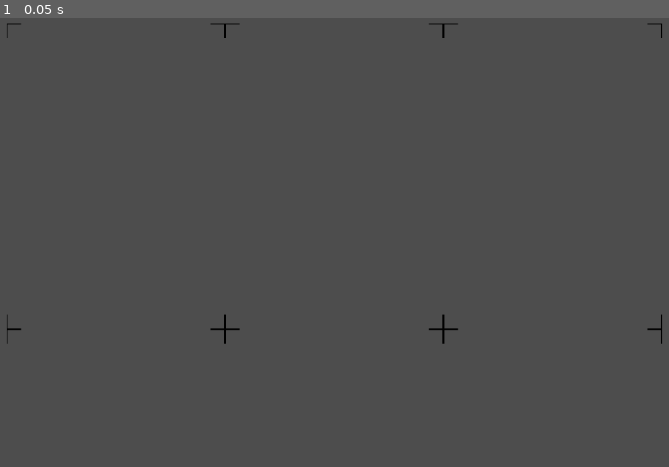
Above: before the commit, frame 1.
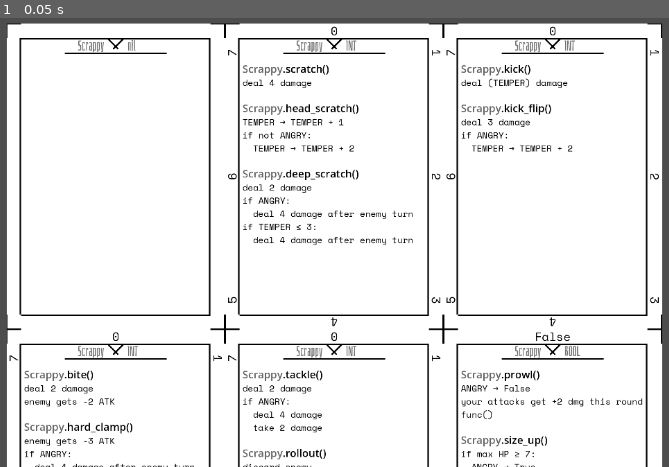
Above: after the commit, the same moment.

Repository: SignedCharEthan/Cardophobia
Game: Godot game, scene res://main/CardPrinter.tscn
Same seed, same stepped clock (60 frames per second), same inputs: the game is played once before the commit and once after it. The project has no main scene, so this scene is started directly.
Inputs:
- Up to frame 1 (0.05 s): no input

The runs differ from the first frame. In frame 1, 96% of the frame differs, in the area x 1-99%, y 1-100%.

Commit message:
finish scrappy

Diff:
--- a/main/CardPrinter.tscn
+++ b/main/CardPrinter.tscn
@@ -1,9 +1,8 @@
-[gd_scene load_steps=6 format=3 uid="uid://ddvly2myy1b55"]
+[gd_scene load_steps=5 format=3 uid="uid://ddvly2myy1b55"]
 
 [ext_resource type="Script" path="res://main/CardPrinter.gd" id="1_mrrw3"]
-[ext_resource type="PackedScene" uid="uid://d1nxu8oxq182t" path="res://scriptkitties/scrappy/ScrappyVarCardSet.tscn" id="2_2cg6j"]
 [ext_resource type="PackedScene" uid="uid://bojdnjwh0iqj6" path="res://scriptkitties/evilappliances/EvilAppliancesABSet.tscn" id="2_52v6q"]
-[ext_resource type="PackedScene" uid="uid://m5x8pmja6pkl" path="res://scriptkitties/scrappy/ScrappyFuncCardSet.tscn" id="2_jkq3a"]
+[ext_resource type="PackedScene" uid="uid://bg6ocfhca8mqr" path="res://scriptkitties/scrappy/ScrappyCardSet.tscn" id="2_b7uq0"]
 [ext_resource type="PackedScene" uid="uid://qhvgt0bg54fx" path="res://scriptkitties/frankthecat/FrankCardSet.tscn" id="2_us01o"]
 
 [node name="CardPrinter" type="Node2D"]
@@ -17,12 +16,9 @@
 size = Vector2i(2250, 3150)
 render_target_update_mode = 4
 
+[node name="ScrappyCardSet" parent="SubViewportContainer/SubViewport" instance=ExtResource("2_b7uq0")]
+
 [node name="FrankCardSet" parent="SubViewportContainer/SubViewport" instance=ExtResource("2_us01o")]
-
-[node name="ScrappyFuncs" parent="SubViewportContainer/SubViewport" instance=ExtResource("2_jkq3a")]
-visible = false
-
-[node name="ScrappyVars" parent="SubViewportContainer/SubViewport" instance=ExtResource("2_2cg6j")]
 visible = false
 
 [node name="EvilAppliancesAB" parent="SubViewportContainer/SubViewport" instance=ExtResource("2_52v6q")]
--- a/scriptkitties/scrappy/ScrappyCardSet.tscn
+++ b/scriptkitties/scrappy/ScrappyCardSet.tscn
@@ -6,8 +6,15 @@
 [node name="ScrappyCardSet" type="Node2D"]
 script = ExtResource("1_i14ee")
 
+[node name="empty" parent="." instance=ExtResource("2_yyntp")]
+kitty_name = "Scrappy"
+kitty_nickname = "Scrappy"
+pre_1 = ""
+name_1 = ""
+scr_1 = ""
+variable_type = "nil"
+
 [node name="scratchF" parent="." instance=ExtResource("2_yyntp")]
-visible = false
 kitty_name = "Scrappy"
 kitty_nickname = "Scrappy"
 pre_1 = ""
@@ -25,6 +32,117 @@
 	deal 4 damage after enemy turn"
 variable_type = "INT"
 
+[node name="kickF" parent="." instance=ExtResource("2_yyntp")]
+kitty_name = "Scrappy"
+kitty_nickname = "Scrappy"
+pre_1 = ""
+name_1 = "kick"
+scr_1 = "deal (TEMPER) damage"
+name_2 = "kick_flip"
+scr_2 = "deal 3 damage
+if ANGRY:
+	TEMPER -> TEMPER + 2"
+variable_type = "INT"
+
+[node name="biteF" parent="." instance=ExtResource("2_yyntp")]
+kitty_name = "Scrappy"
+kitty_nickname = "Scrappy"
+pre_1 = ""
+name_1 = "bite"
+scr_1 = "deal 2 damage
+enemy gets -2 ATK"
+name_2 = "hard_clamp"
+scr_2 = "enemy gets -3 ATK
+if ANGRY:
+	deal 4 damage after enemy turn"
+name_3 = "bloodthirsty_bite"
+scr_3 = "after enemy turn:
+	deal 3 damage
+	TEMPER -> TEMPER + (damage dealt)"
+variable_type = "INT"
+
+[node name="tackleF" parent="." instance=ExtResource("2_yyntp")]
+kitty_name = "Scrappy"
+kitty_nickname = "Scrappy"
+pre_1 = ""
+name_1 = "tackle"
+scr_1 = "deal 2 damage
+if ANGRY:
+	deal 4 damage
+	take 2 damage"
+name_2 = "rollout"
+scr_2 = "discard enemy
+if ANGRY:
+	ANGRY -> False
+	deal 2 damage
+	func()"
+variable_type = "INT"
+
+[node name="prowlF" parent="." instance=ExtResource("2_yyntp")]
+kitty_name = "Scrappy"
+kitty_nickname = "Scrappy"
+pre_1 = ""
+name_1 = "prowl"
+scr_1 = "ANGRY -> False
+your attacks get +2 dmg this round
+func()"
+name_2 = "size_up"
+scr_2 = "if max HP >= 7:
+	ANGRY -> True
+	func()"
+
+[node name="multi_swipeF" parent="." instance=ExtResource("2_yyntp")]
+kitty_name = "Scrappy"
+kitty_nickname = "Scrappy"
+pre_1 = ""
+name_1 = "multi_swipe"
+scr_1 = "deal 2 dmg
+if TEMPER <= 3:
+	deal 3 dmg
+if ANGRY:
+	deal 3 dmg"
+name_2 = "feint_swipe"
+scr_2 = "deal 5 nonlethal dmg"
+name_3 = "hype_up"
+scr_3 = "# if the enemy is damaged, but still alive: #
+	ANGRY -> True"
+
+[node name="atrophyF" parent="." instance=ExtResource("2_yyntp")]
+kitty_name = "Scrappy"
+kitty_nickname = "Scrappy"
+pre_1 = ""
+name_1 = "atrophy"
+scr_1 = "TEMPER -> TEMPER - 3
+deal 7 damage
+if ANGRY:
+	deal 4 damage"
+name_2 = "inoculate"
+scr_2 = "ANGRY -> False
+lose hand
+TEMPER -> TEMPER + 3"
+
+[node name="mixupF" parent="." instance=ExtResource("2_yyntp")]
+kitty_name = "Scrappy"
+kitty_nickname = "Scrappy"
+pre_1 = ""
+name_1 = "mixup"
+scr_1 = "if ANGRY:
+	# swap hand card with overhead
+	card (matching var types) #
+func()"
+name_2 = "confuse"
+scr_2 = "# swap enemy's ATK and HP #
+func()"
+
+[node name="empty2" parent="." instance=ExtResource("2_yyntp")]
+visible = false
+kitty_name = "Scrappy"
+kitty_nickname = "Scrappy"
+pre_1 = ""
+name_1 = ""
+scr_1 = ""
+variable_type = "nil"
+
 [node name="scratchB" parent="." instance=ExtResource("2_yyntp")]
 visible = false
 kitty_name = "Scrappy"
@@ -44,19 +162,6 @@
 TEMPER -> TEMPER + 1"
 variable_type = "INT"
 
-[node name="kickF" parent="." instance=ExtResource("2_yyntp")]
-visible = false
-kitty_name = "Scrappy"
-kitty_nickname = "Scrappy"
-pre_1 = ""
-name_1 = "kick"
-scr_1 = "deal (TEMPER) damage"
-name_2 = "kick_flip"
-scr_2 = "deal 3 damage
-if ANGRY:
-	TEMPER -> TEMPER + 2"
-variable_type = "INT"
-
 [node name="kickB" parent="." instance=ExtResource("2_yyntp")]
 visible = false
 kitty_name = "Scrappy"
@@ -70,24 +175,6 @@
 	TEMPER -> max HP"
 variable_type = "INT"
 
-[node name="biteF" parent="." instance=ExtResource("2_yyntp")]
-visible = false
-kitty_name = "Scrappy"
-kitty_nickname = "Scrappy"
-pre_1 = ""
-name_1 = "bite"
-scr_1 = "deal 2 damage
-enemy gets -2 ATK"
-name_2 = "hard_clamp"
-scr_2 = "enemy gets -3 ATK
-if ANGRY:
-	deal 4 damage after enemy turn"
-name_3 = "bloodthirsty_bite"
-scr_3 = "after enemy turn:
-	deal 3 damage
-	TEMPER -> TEMPER + (damage dealt)"
-variable_type = "INT"
-
 [node name="biteB" parent="." instance=ExtResource("2_yyntp")]
 visible = false
 kitty_name = "Scrappy"
@@ -100,24 +187,6 @@
 scr_2 = "deal (4 - TEMPER) damage
 if ANGRY:
 	deal (7 - TEMPER) damage"
-variable_type = "INT"
-
-[node name="tackleF" parent="." instance=ExtResource("2_yyntp")]
-visible = false
-kitty_name = "Scrappy"
-kitty_nickname = "Scrappy"
-pre_1 = ""
-name_1 = "tackle"
-scr_1 = "deal 2 damage
-if ANGRY:
-	deal 4 damage
-	take 2 damage"
-name_2 = "rollout"
-scr_2 = "discard enemy
-if ANGRY:
-	ANGRY -> False
-	deal 2 damage
-	func()"
 variable_type = "INT"
 
 [node name="tackleB" parent="." instance=ExtResource("2_yyntp")]
@@ -138,20 +207,6 @@
 	func()"
 variable_type = "INT"
 
-[node name="prowlF" parent="." instance=ExtResource("2_yyntp")]
-visible = false
-kitty_name = "Scrappy"
-kitty_nickname = "Scrappy"
-pre_1 = ""
-name_1 = "prowl"
-scr_1 = "ANGRY -> False
-your attacks get +1 dmg this round
-func()"
-name_2 = "size_up"
-scr_2 = "if max HP >= 7:
-	ANGRY -> True
-	func()"
-
 [node name="prowlB" parent="." instance=ExtResource("2_yyntp")]
 visible = false
 kitty_name = "Scrappy"
@@ -167,7 +222,8 @@
 scr_3 = "enemy gets -3 ATK
 TEMPER -> TEMPER + 1"
 
-[node name="multi_swipeF" parent="." instance=ExtResource("2_yyntp")]
+[node name="multi_swipeB" parent="." instance=ExtResource("2_yyntp")]
+visible = false
 kitty_name = "Scrappy"
 kitty_nickname = "Scrappy"
 pre_1 = ""
@@ -177,47 +233,46 @@
 	deal 3 dmg
 if ANGRY:
 	deal 3 dmg"
-
-[node name="multi_swipeB" parent="." instance=ExtResource("2_yyntp")]
-visible = false
-kitty_name = "Scrappy"
-kitty_nickname = "Scrappy"
-pre_1 = ""
-name_1 = "multi_swipe"
-scr_1 = "deal 2 dmg
-if TEMPER <= 3:
-	deal 3 dmg
-if ANGRY:
-	deal 3 dmg"
-
-[node name="template13" parent="." instance=ExtResource("2_yyntp")]
-visible = false
-kitty_name = "Scrappy"
-kitty_nickname = "Scrappy"
-pre_1 = ""
-name_1 = ""
-scr_1 = ""
-
-[node name="template14" parent="." instance=ExtResource("2_yyntp")]
-visible = false
-kitty_name = "Scrappy"
-kitty_nickname = "Scrappy"
-pre_1 = ""
-name_1 = ""
-scr_1 = ""
-
-[node name="template15" parent="." instance=ExtResource("2_yyntp")]
-visible = false
-kitty_name = "Scrappy"
-kitty_nickname = "Scrappy"
-pre_1 = ""
-name_1 = ""
-scr_1 = ""
-
-[node name="template16" parent="." instance=ExtResource("2_yyntp")]
-visible = false
-kitty_name = "Scrappy"
-kitty_nickname = "Scrappy"
-pre_1 = ""
-name_1 = ""
-scr_1 = ""
+name_2 = "calm_swipes"
+scr_2 = "if ANGRY:
+	do (TEMPER) times:
+		deal 1 dmg"
+
+[node name="atrophyB" parent="." instance=ExtResource("2_yyntp")]
+visible = false
+kitty_name = "Scrappy"
+kitty_nickname = "Scrappy"
+pre_1 = ""
+name_1 = "atrophy"
+scr_1 = "TEMPER -> TEMPER - 3
+deal 7 damage
+if ANGRY:
+	deal 4 damage"
+name_2 = "retaliation"
+scr_2 = "if enemy ATK >= 5:
+	ANGRY -> True
+after enemy attack:
+	TEMPER -> TEMPER + 1"
+name_3 = "bloodthirsty_barrage"
+scr_3 = "TEMPER -> TEMPER - 2
+your attacks get +1 damage this round
+func()"
+
+[node name="mixupB" parent="." instance=ExtResource("2_yyntp")]
+visible = false
+kitty_name = "Scrappy"
+kitty_nickname = "Scrappy"
+pre_1 = ""
+name_1 = "mixup"
+scr_1 = "if ANGRY:
+	# swap hand card with overhead
+	card (matching var types) #
+func()"
+name_2 = "unleash"
+scr_2 = "if TEMPER <= 2:
+	ANGRY -> True
+if TEMPER <= 4:
+	deal 4 dmg"
+name_3 = "enrage"
+scr_3 = "if 6+ enemies have died:
+	ANGRY -> True"
